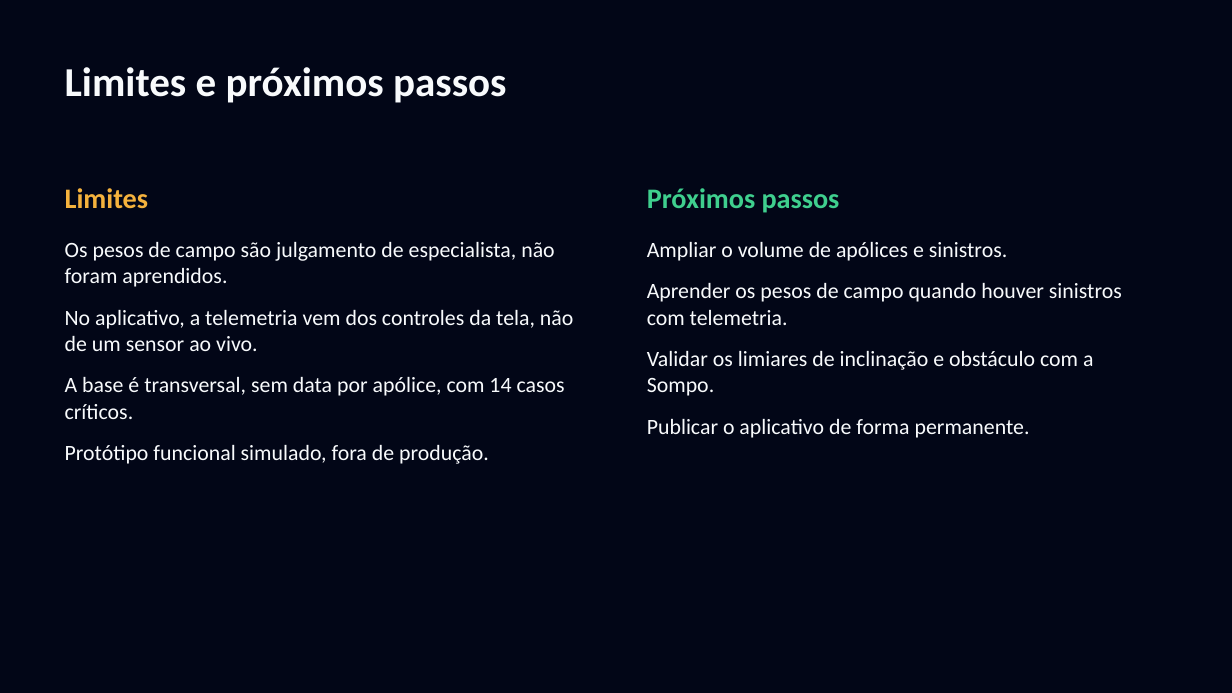
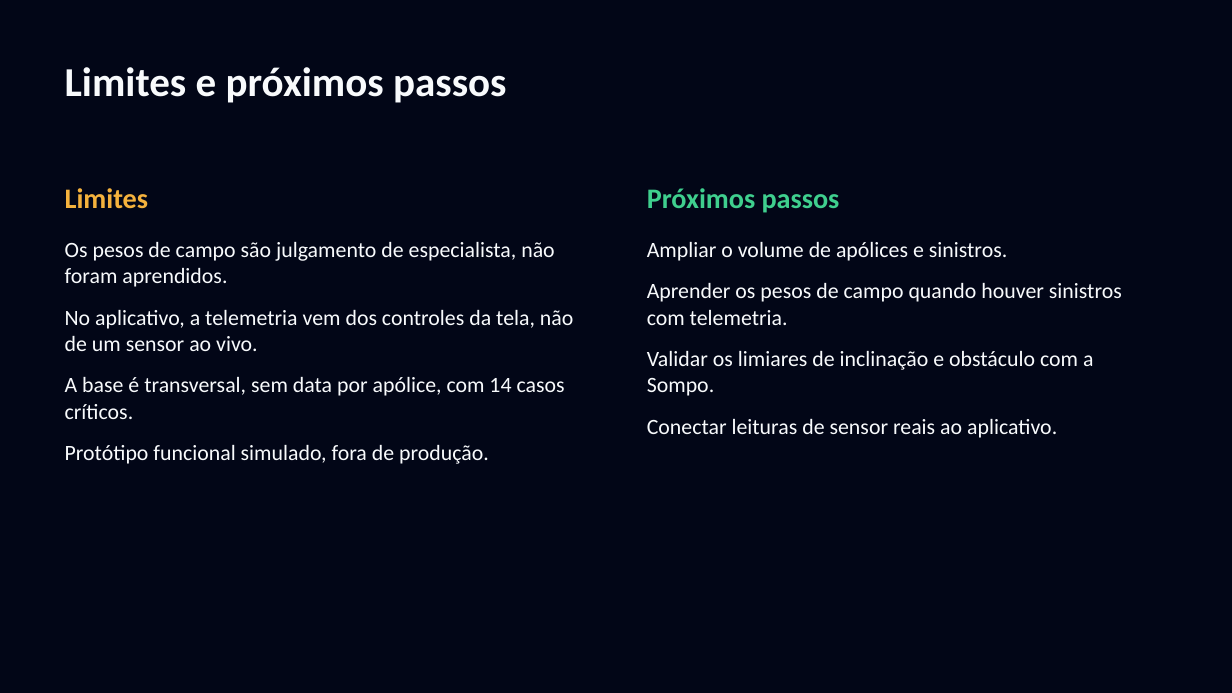
Before and after one commit to CharlotteDxD/Projeto_Somp_T1_Squad, a slide deck: slide 10 of Entregavel4_ML_Aplicacao/apresentacao/Sompo_Predict_Apresentacao_Final.pptx. Drawn at 1232x693 pixels with LibreOffice and Linux fonts; fonts in the diff are those of the drawing. Boxes give left, top, right and bottom in pixels: in the first picture for what was removed or moved away, otherwise in the second. Text is boxed around its words. In the diff, an @@ line names an element or a change of style, - is before the commit and + after.

Commit message:
Link do aplicativo publicado no README e no último slide

```diff
--- a/Entregavel4_ML_Aplicacao/apresentacao/Sompo_Predict_Apresentacao_Final.pptx
+++ b/Entregavel4_ML_Aplicacao/apresentacao/Sompo_Predict_Apresentacao_Final.pptx
@@ text at [647, 419, 1057, 438]: text changed @@
-Publicar o aplicativo de forma permanente.
+Conectar leituras de sensor reais ao aplicativo.
```
Also in this commit, not shown: 1 other slide changed, 1 other file.
